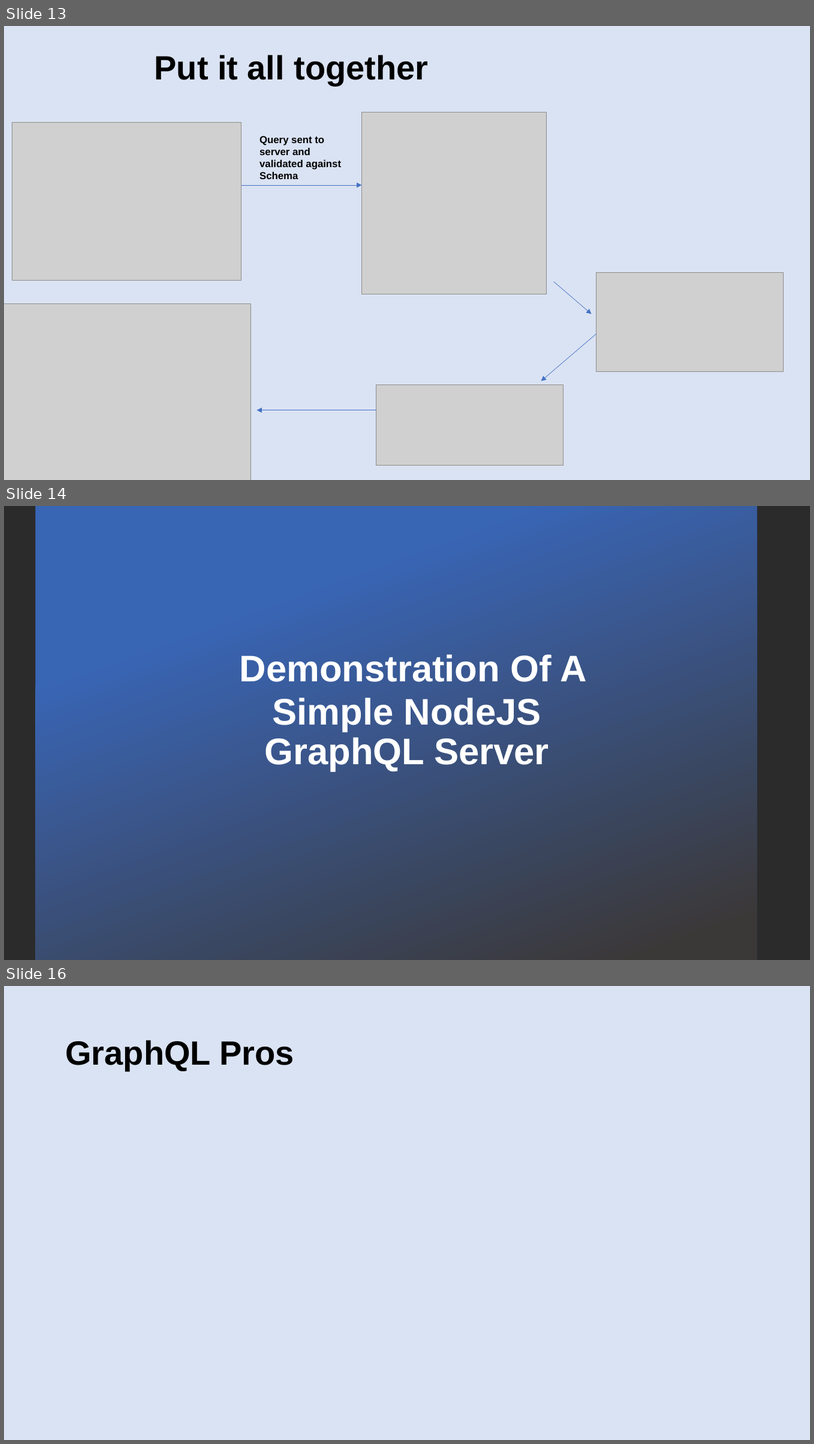
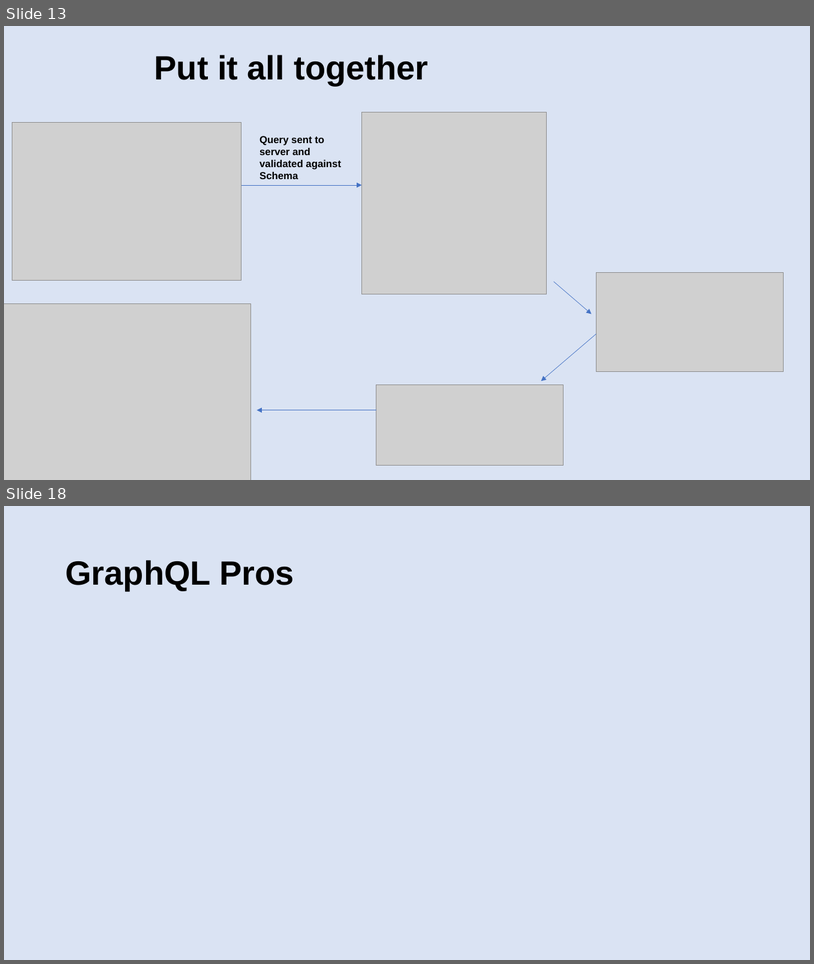
Before and after one commit to patelg123/graphql-presentation, a slide deck: current.pptx. Shown one above the other, each under a label of ours: slides 13, 14 and 16 before the commit, slides 13 and 18 after it; the slides between them are not shown. The pictures are 814x1444 and 814x964 pixels, drawn with LibreOffice and Linux fonts; fonts in the diff are those of the drawing; grey boxes stand for pictures; background and template pictures are left out; a plain dark background stands for a picture behind light text. Boxes give left, top, right and bottom in pixels: in the first picture for what was removed or moved away, otherwise in the second. Text is boxed around its words. In the diff, an @@ line names an element or a change of style, - is before the commit and + after.

```diff
--- a/current.pptx
+++ b/current.pptx
@@ slide 14 removed at (x1=4, y1=506, x2=810, y2=960), background picture (left out) @@
@@ rectangle removed at (x1=35, y1=506, x2=757, y2=960) @@
@@ title removed at (x1=240, y1=654, x2=587, y2=771) @@
-Demonstration Of A Simple NodeJS GraphQL Server
@@ what was slide 16 is now slide 18 @@
```
Also in this commit, not shown: 1 slide changed, 3 slides added.
